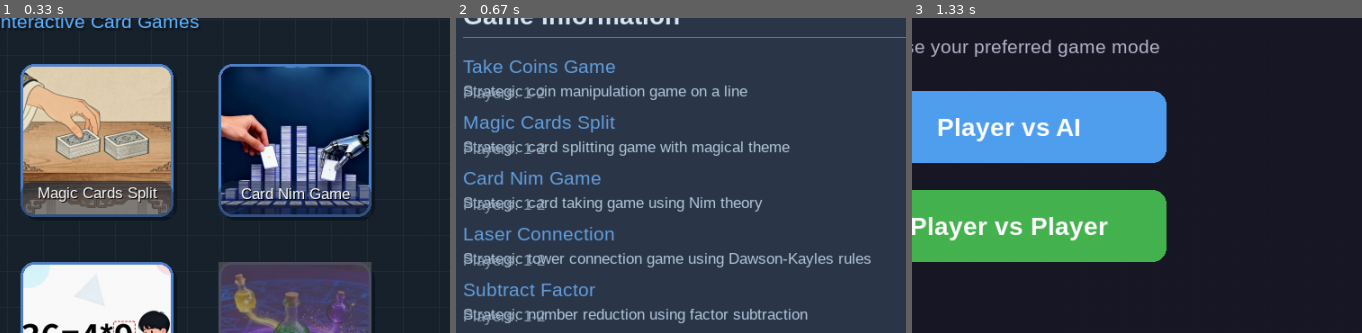
Above: before the commit, frames 1-3 (left to right).
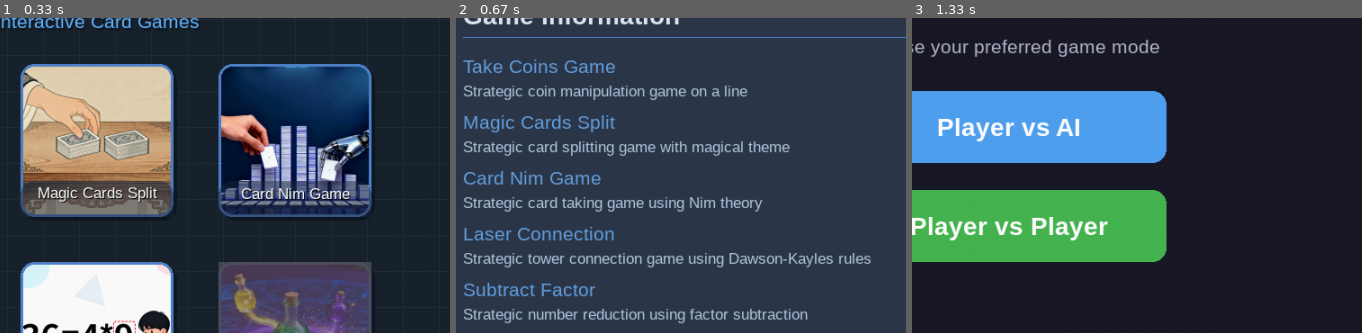
Above: after the commit, the same moments.

Repository: JieteXue/ICG-Games
Game: pygame game, started from Nice/main.py
The game is run twice, just before and just after one commit, with the same random seed, the same clock (stepped at 60 frames per second) and the same inputs.
Inputs:
- Up to frame 1 (0.33 s): no input
- Up to frame 2 (0.67 s): click "i" at 0.38 s
- Up to frame 3 (1.33 s): click "Take Coins Game" at 0.72 s; click "Magic Cards Split" at 1.05 s
The pictures show only the part of the screen within x 39-89%, y 17-67%; the shares and areas given below are measured in that part.

Frame 1 is identical in both runs. In frame 2, 0.9% of the frame differs, in the area x 1-20%, y 21-98%; in frame 3, nothing differs.

Commit message:
C 你杨轩

Diff:
--- a/Nice/src/ui/buttons.py
+++ b/Nice/src/ui/buttons.py
@@ -258,12 +258,6 @@
                 surface.blit(desc_text, (tooltip_x + 20, y_offset + 30))
                 y_offset += 22  # 更紧凑的行距
 
-            # Players info with softer color
-            players_text = self.font_manager.small.render(
-                f"Players: {game_info['min_players']}-{game_info['max_players']}",
-                True, (140, 160, 180)  # 更柔和的次要文本颜色
-            )
-            surface.blit(players_text, (tooltip_x + 20, y_offset + 10))
 
             y_offset += 40  # 游戏之间的间距
 
